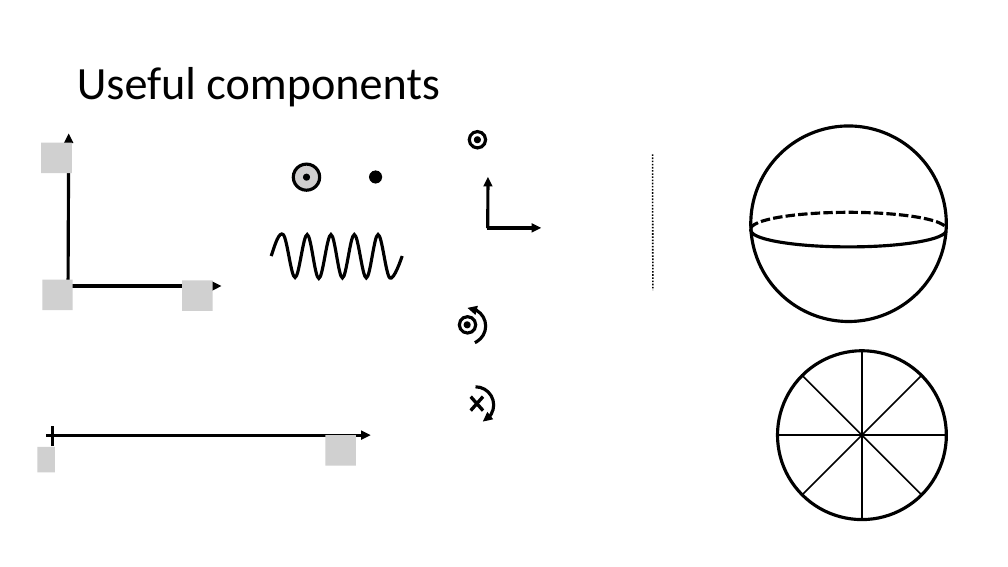
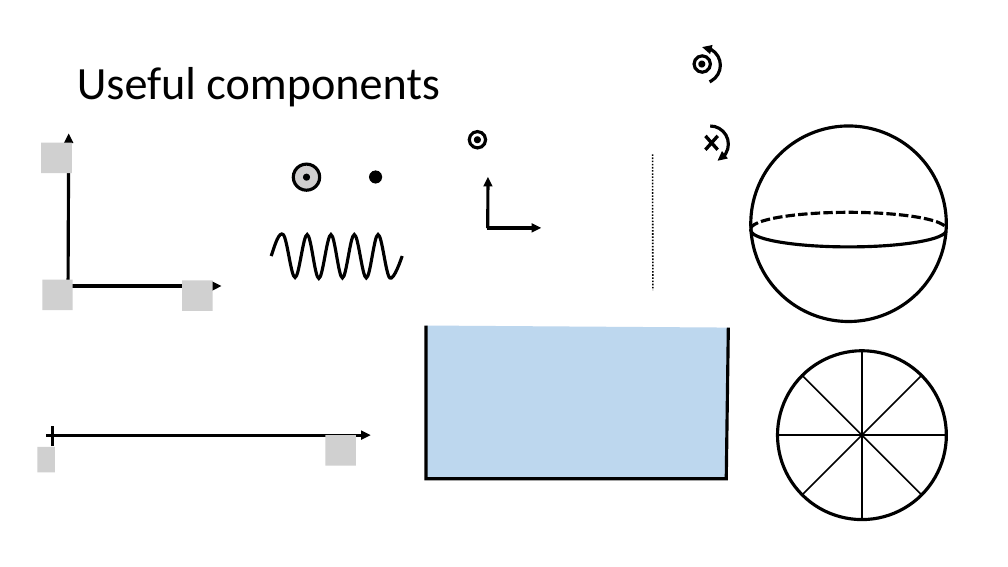
Before and after one commit to OSTP/PhysicsArtofModelling, a slide deck: slide 1 of tex/figures/FluidMechanics/Figures.pptx. Drawn at 1008x567 pixels with LibreOffice and Linux fonts; fonts in the diff are those of the drawing; grey boxes stand for pictures; background and template pictures are left out. Boxes give left, top, right and bottom in pixels: in the first picture for what was removed or moved away, otherwise in the second. Text is boxed around its words. In the diff, an @@ line names an element or a change of style, - is before the commit and + after.

```diff
--- a/tex/figures/FluidMechanics/Figures.pptx
+++ b/tex/figures/FluidMechanics/Figures.pptx
@@ 2 ellipses, 2 arc (boxed as its full ellipse)s, 1 cross: place and size @@
-2 ellipses, 2 arc (boxed as its full ellipse)s, 1 cross at <box>449,308,494,423</box>
+2 ellipses, 2 arc (boxed as its full ellipse)s, 1 cross at <box>684,47,728,163</box>
@@ freeform shape added at <box>426,326,728,479</box>, fill #BDD7EE, outline #000000 3 pt @@
```
Also in this commit, not shown: 2 other slides changed, 5 slides added, 12 other files.
